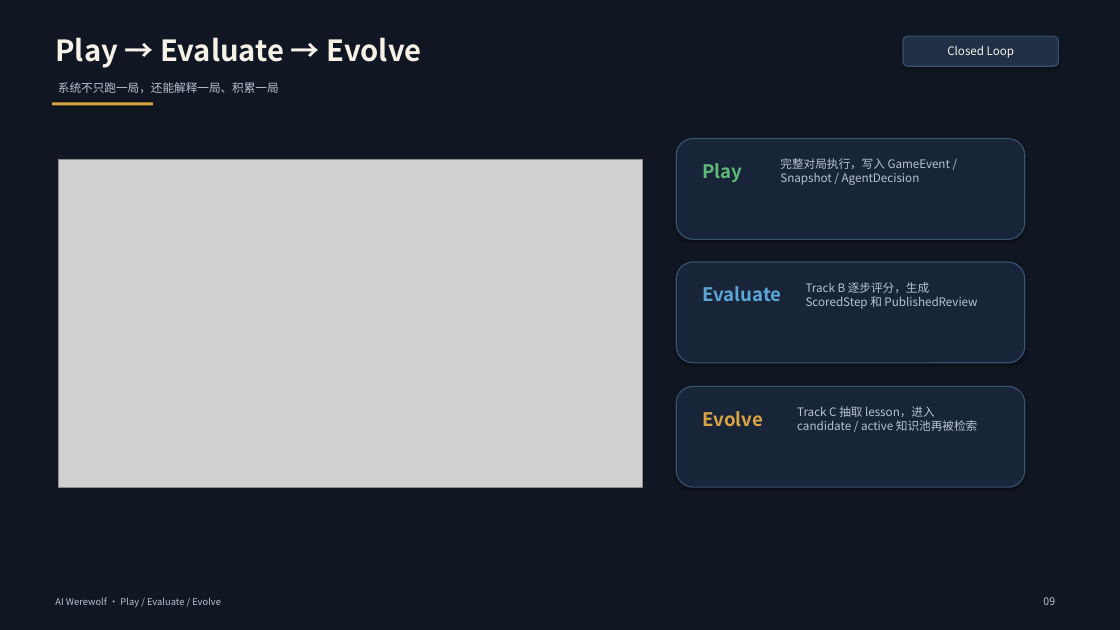
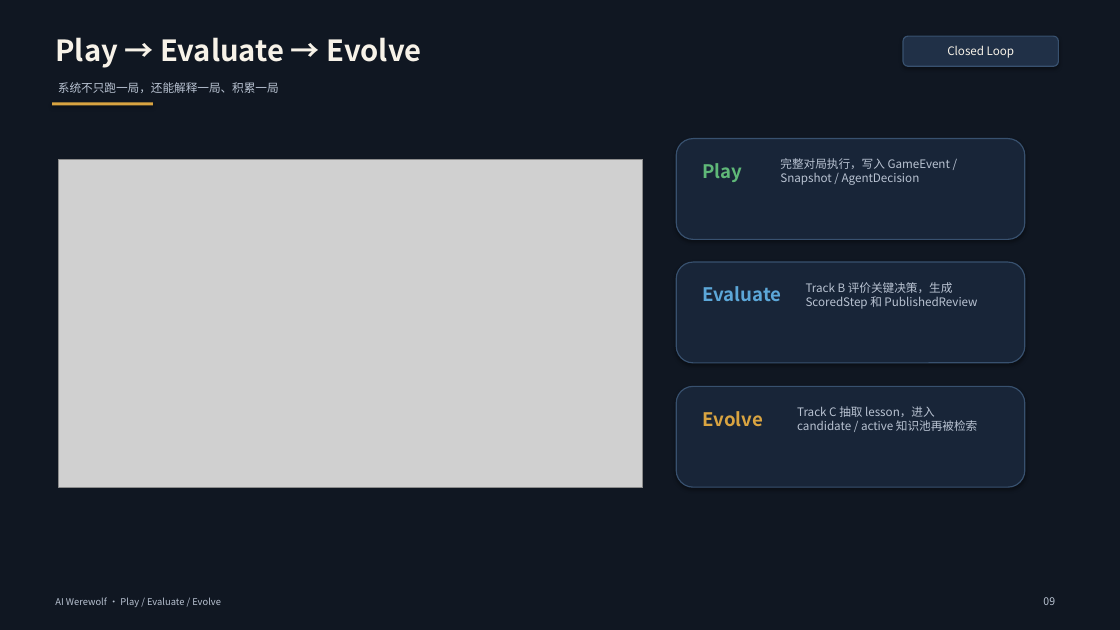
Before and after one commit to wxhfy/AIwerewolf, a slide deck: slide 9 of docs/presentations/AI_Werewolf_Project_Report.pptx. Drawn at 1120x630 pixels with LibreOffice and Linux fonts; fonts in the diff are those of the drawing; grey boxes stand for pictures. Boxes give left, top, right and bottom in pixels: in the first picture for what was removed or moved away, otherwise in the second. Text is boxed around its words. In the diff, an @@ line names an element or a change of style, - is before the commit and + after.

```diff
--- a/docs/presentations/AI_Werewolf_Project_Report.pptx
+++ b/docs/presentations/AI_Werewolf_Project_Report.pptx
@@ text at box(806, 282, 977, 309): text changed @@
-Track B 逐步评分，生成 ScoredStep 和 PublishedReview
+Track B 评价关键决策，生成 ScoredStep 和 PublishedReview
```
Also in this commit, not shown: 8 other slides changed, 33 other files.
